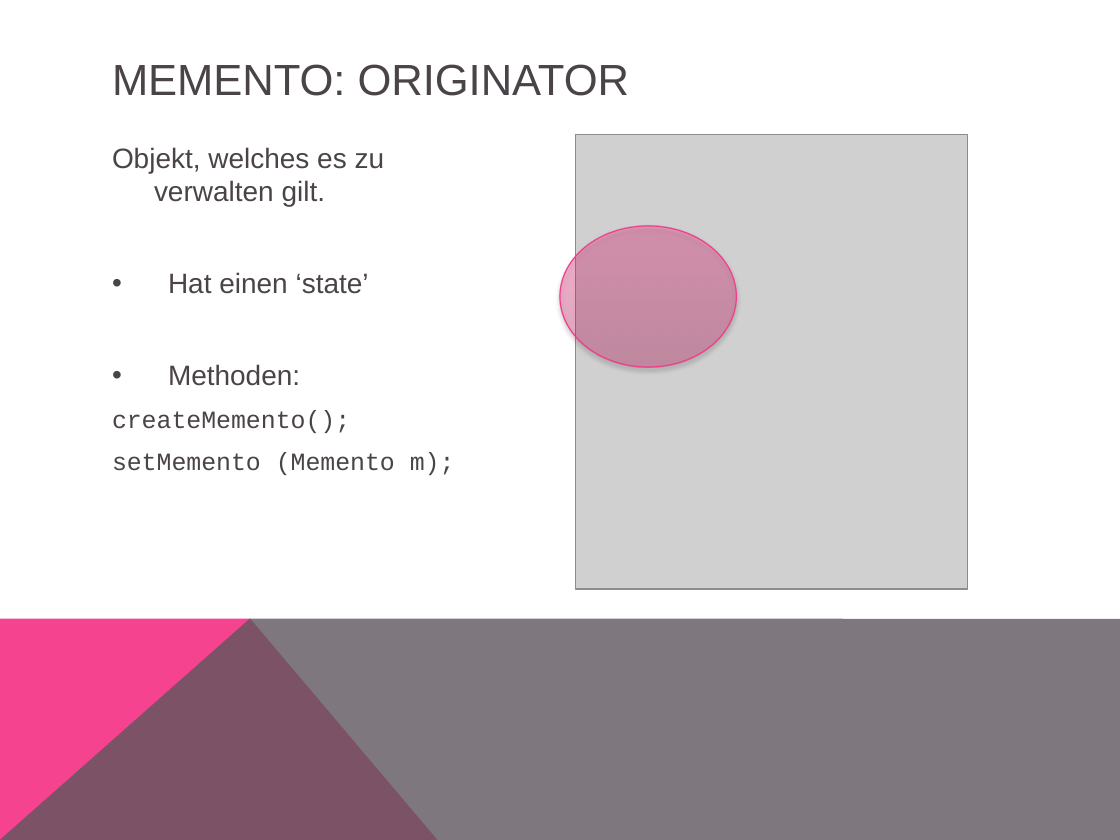
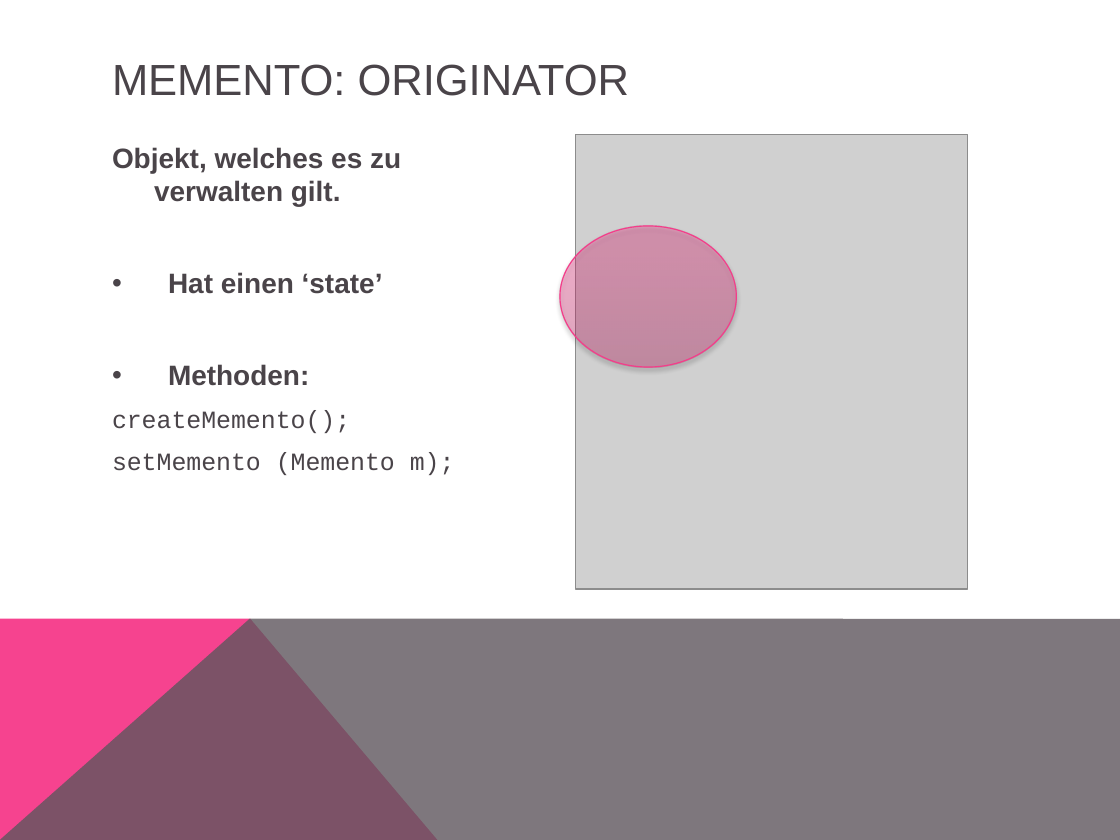
Before and after one commit to simonkrenger/ch.bfh.bti7081.s2013.pink, a slide deck: slide 5 of Project Pink/doc/tasks/task13/Memento Pattern.pptx. Drawn at 1120x840 pixels with LibreOffice and Linux fonts; fonts in the diff are those of the drawing; grey boxes stand for pictures. Boxes give left, top, right and bottom in pixels: in the first picture for what was removed or moved away, otherwise in the second. Text is boxed around its words. In the diff, an @@ line names an element or a change of style, - is before the commit and + after.

```diff
--- a/Project Pink/doc/tasks/task13/Memento Pattern.pptx
+++ b/Project Pink/doc/tasks/task13/Memento Pattern.pptx
@@ text at (112, 147, 401, 386): bold on in "Objekt, welches es zu verwalten gilt.", "Hat einen ‘state’", "Methoden:" @@
```
Also in this commit, not shown: 3 other slides changed, 2 other files.
